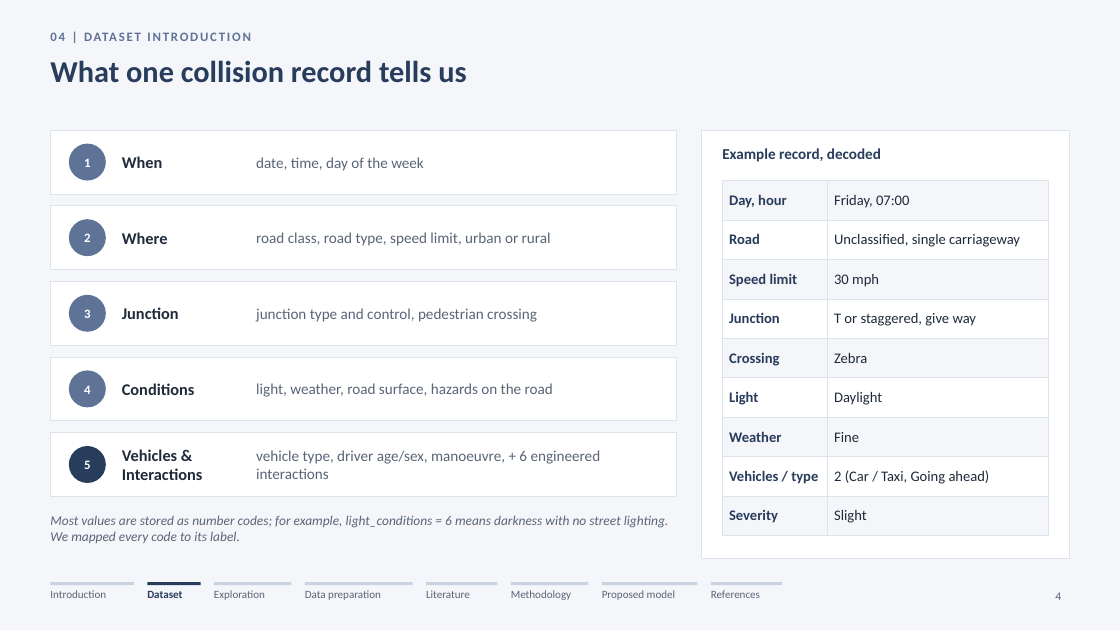
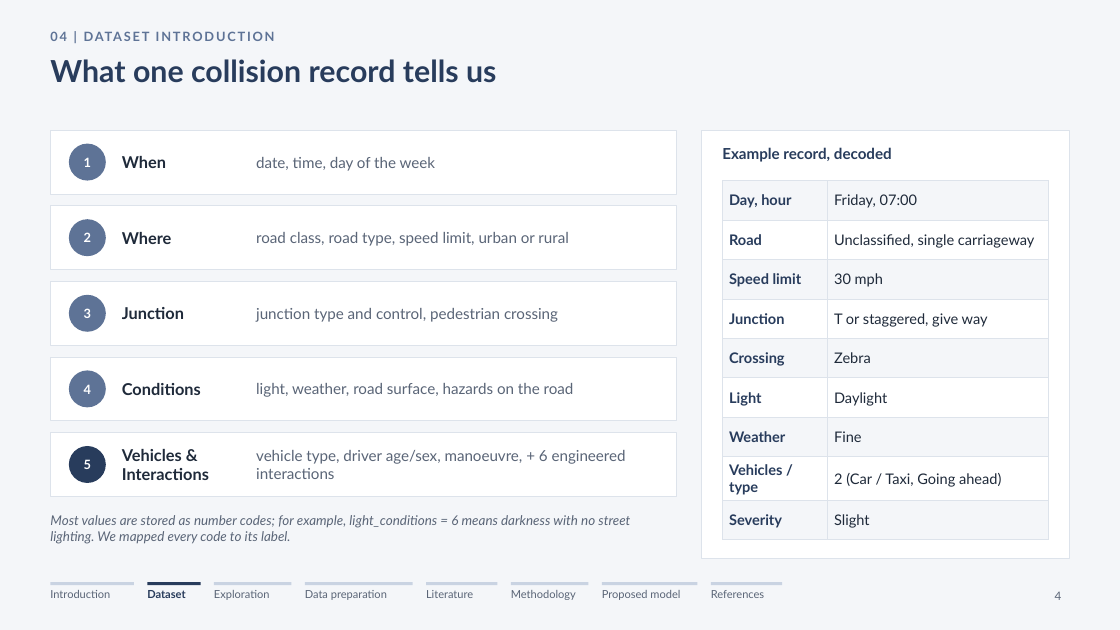
Before and after one commit to Ahmad-AlModhayan/arti205-road-accident-severity, a slide deck: slide 4 of Presentation/ARTI 205 - Group 3 - Project Presentation IAU.pptx. Drawn at 1120x630 pixels with LibreOffice and Linux fonts; fonts in the diff are those of the drawing; background and template pictures are left out. Boxes give left, top, right and bottom in pixels: in the first picture for what was removed or moved away, otherwise in the second. Text is boxed around its words. In the diff, an @@ line names an element or a change of style, - is before the commit and + after.

Commit message:
Update presentation fonts

```diff
--- a/Presentation/ARTI 205 - Group 3 - Project Presentation IAU.pptx
+++ b/Presentation/ARTI 205 - Group 3 - Project Presentation IAU.pptx
@@ font Calibri to Lato in 22 elements at [50, 29, 723, 50], [50, 59, 496, 83], [50, 590, 110, 598], [147, 590, 185, 598], [214, 590, 270, 600], [305, 590, 387, 600], [426, 590, 473, 598], [511, 590, 576, 600], [602, 590, 680, 600], [711, 590, 764, 598], [122, 156, 166, 168], [256, 157, 435, 171], [122, 232, 172, 244], [256, 232, 568, 246], [122, 307, 184, 319], [256, 308, 558, 322], [122, 383, 201, 395], [256, 383, 574, 397], [122, 449, 209, 480], [256, 450, 626, 479], [50, 515, 630, 544], [722, 147, 892, 162] @@
@@ table at [723, 181, 1049, 536] @@
@@ font Calibri to Lato @@
```
Also in this commit, not shown: 16 other slides changed.
